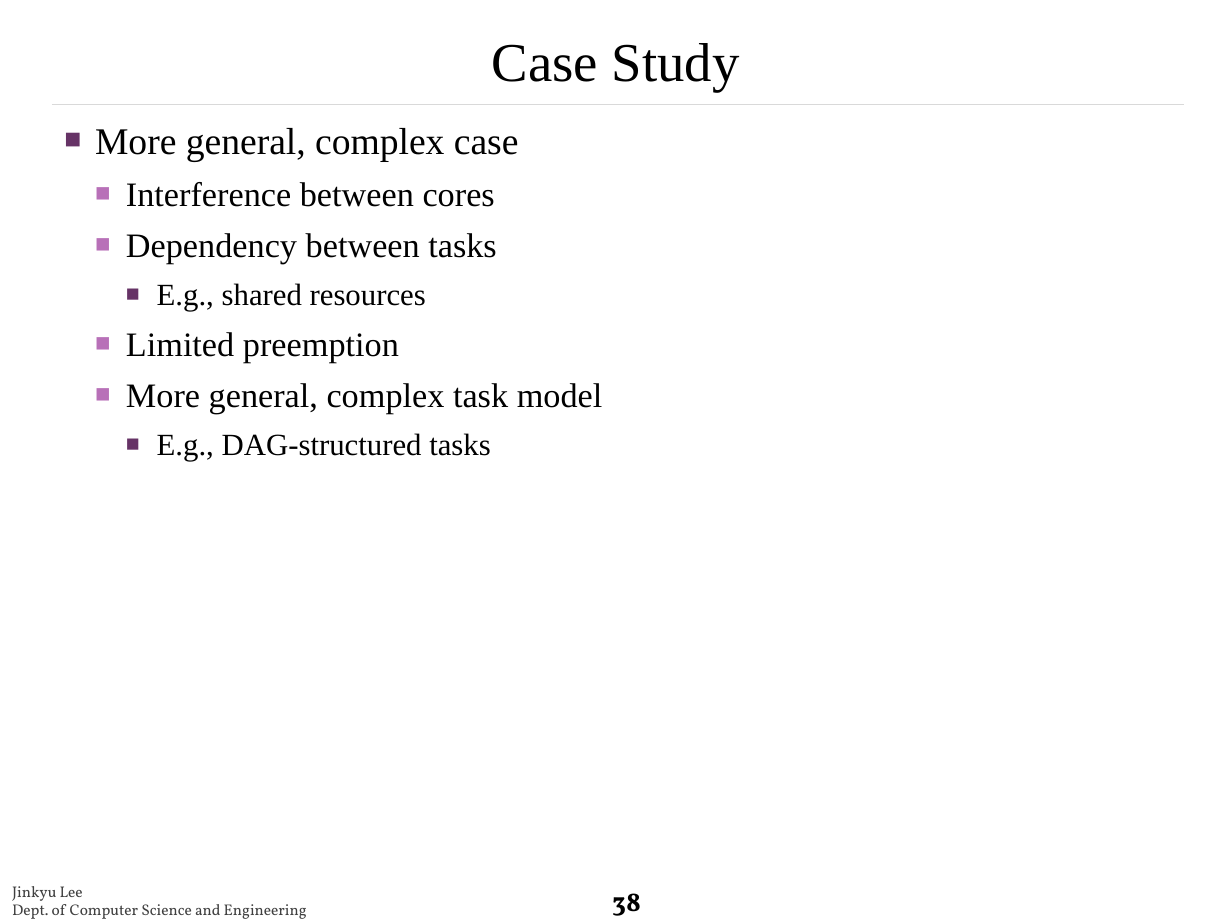
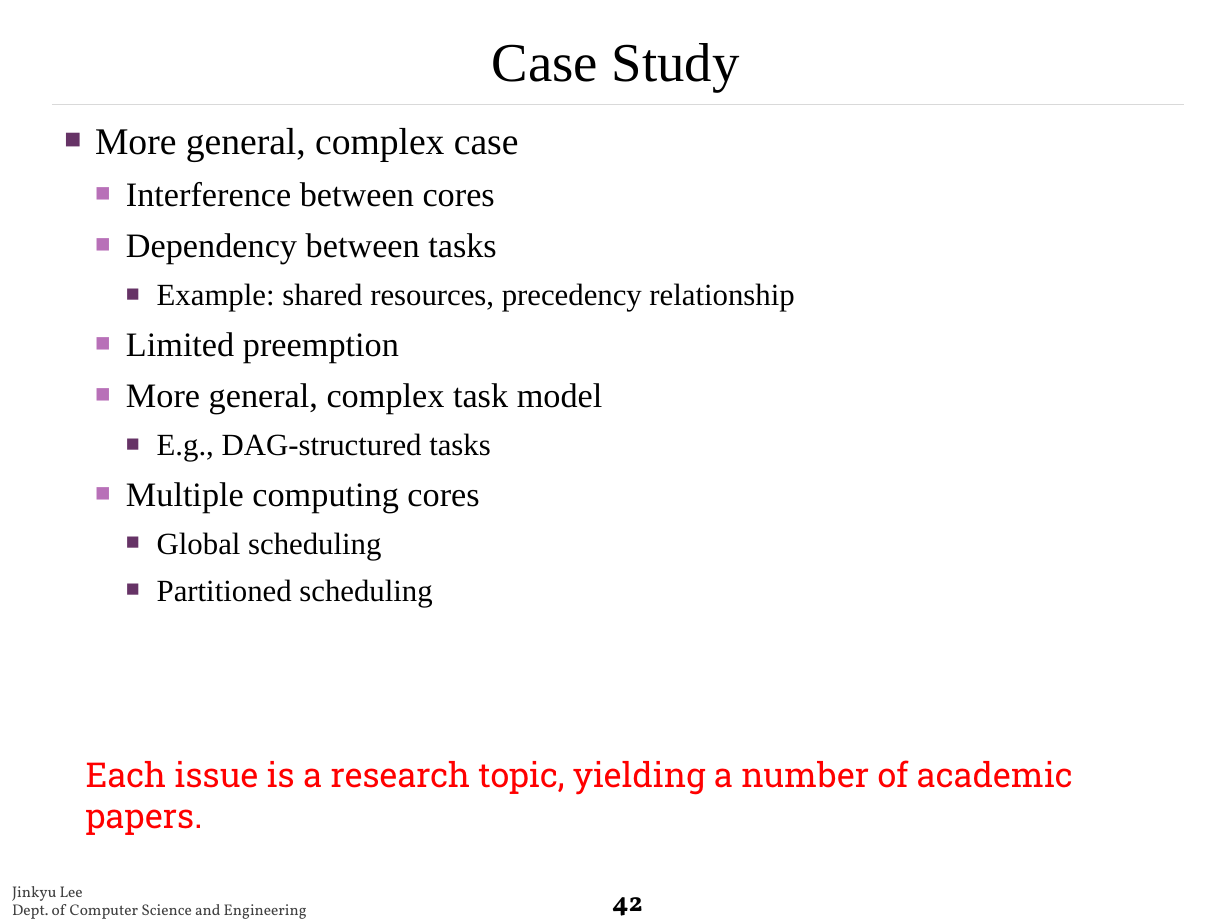
Before and after one commit to rtclskku/website, a slide deck: slide 42 of papers/2.pptx (slide 38 before the commit). Drawn at 1232x924 pixels with LibreOffice and Linux fonts; fonts in the diff are those of the drawing; background and template pictures are left out. Boxes give left, top, right and bottom in pixels: in the first picture for what was removed or moved away, otherwise in the second. Text is boxed around its words. In the diff, an @@ line names an element or a change of style, - is before the commit and + after.

```diff
--- a/papers/2.pptx
+++ b/papers/2.pptx
@@ text at (x1=157, y1=283, x2=794, y2=311): text changed @@
-    ■ E.g., shared resources
+    ■ Example: shared resources, precedency relationship
@@ text at (x1=126, y1=482, x2=479, y2=607): paragraphs added @@
+  ■ Multiple computing cores
+    ■ Global scheduling
+    ■ Partitioned scheduling
@@ text added at (x1=86, y1=760, x2=1073, y2=795), 20 pt, text #FF0000 @@
+Each issue is a research topic, yielding a number of academic papers.
@@ page number at (x1=612, y1=897, x2=643, y2=916): text changed @@
-38
+42
```
Also in this commit, not shown: 7 other slides changed, 4 slides added, 1 slide removed.
